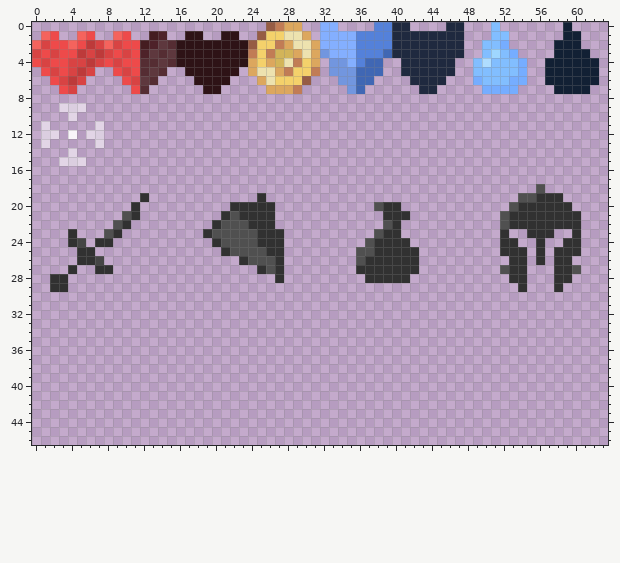
Two states of a pixel-art file, PixelEngine/res/sprites/ui.aseprite. The picture above is the old version.
64x64 pixels, 1 frame. Colours within 5 levels of each other are drawn and written as one. Shown: x 0..63, y 0..46.
The result:
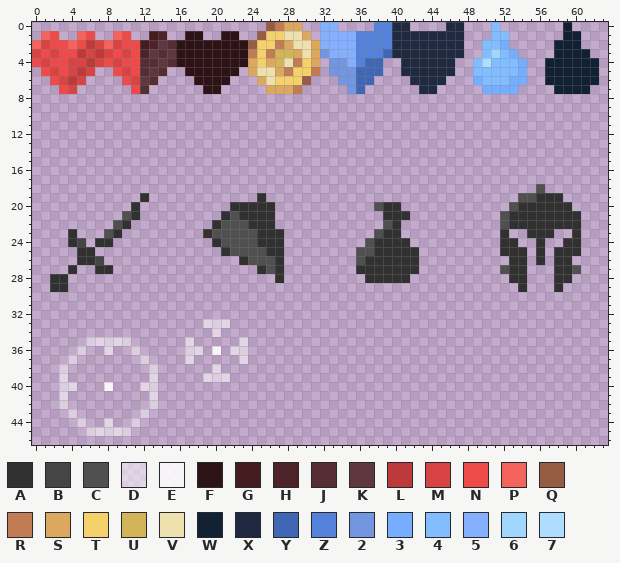
Palette (. is transparent): A #313131  B #454545  C #505050  D #ffffff82  E #ffffffe0  F #2e1316  G #451d21  H #4e2229  J #552d33  K #5e383e  L #bd3a3a  M #d84343  N #ee4a4a  P #f5635d  Q #965c44  R #c17c55  S #dca75e  T #f4d16b  U #d2b459  V #ede2af  W #122034  X #1f293f  Y #4067b4  Z #5481da  2 #7296df  3 #76adff  4 #82beff  5 #84afff  6 #9fd7ff  7 #afddff
Difference:
{"y":9,"x":3,"old":"DDD","new":"..."}
{"y":10,"x":4,"old":"D","new":"."}
{"y":11,"x":1,"old":"D","new":"."}
{"y":11,"x":7,"old":"D","new":"."}
{"y":12,"x":1,"old":"DD","new":".."}
{"y":12,"x":4,"old":"E","new":"."}
{"y":12,"x":6,"old":"DD","new":".."}
{"y":13,"x":1,"old":"D","new":"."}
{"y":13,"x":7,"old":"D","new":"."}
{"y":14,"x":4,"old":"D","new":"."}
{"y":15,"x":3,"old":"DDD","new":"..."}
{"y":33,"x":19,"old":"...","new":"DDD"}
{"y":34,"x":20,"old":".","new":"D"}
{"y":35,"x":6,"old":".....","new":"DDDDD"}
{"y":35,"x":17,"old":".","new":"D"}
{"y":35,"x":23,"old":".","new":"D"}
{"y":36,"x":5,"old":".","new":"D"}
{"y":36,"x":8,"old":".","new":"D"}
{"y":36,"x":11,"old":".","new":"D"}
{"y":36,"x":17,"old":"..","new":"DD"}
{"y":36,"x":20,"old":".","new":"E"}
{"y":36,"x":22,"old":"..","new":"DD"}
{"y":37,"x":4,"old":".","new":"D"}
{"y":37,"x":12,"old":".","new":"D"}
{"y":37,"x":17,"old":".","new":"D"}
{"y":37,"x":23,"old":".","new":"D"}
{"y":38,"x":3,"old":".","new":"D"}
{"y":38,"x":13,"old":".","new":"D"}
{"y":38,"x":20,"old":".","new":"D"}
{"y":39,"x":3,"old":".","new":"D"}
{"y":39,"x":13,"old":".","new":"D"}
{"y":39,"x":19,"old":"...","new":"DDD"}
{"y":40,"x":3,"old":"..","new":"DD"}
{"y":40,"x":8,"old":".","new":"E"}
{"y":40,"x":12,"old":"..","new":"DD"}
{"y":41,"x":3,"old":".","new":"D"}
{"y":41,"x":13,"old":".","new":"D"}
{"y":42,"x":3,"old":".","new":"D"}
{"y":42,"x":13,"old":".","new":"D"}
{"y":43,"x":4,"old":".","new":"D"}
{"y":43,"x":12,"old":".","new":"D"}
{"y":44,"x":5,"old":".","new":"D"}
{"y":44,"x":8,"old":".","new":"D"}
{"y":44,"x":11,"old":".","new":"D"}
{"y":45,"x":6,"old":".....","new":"DDDDD"}
{"label":"erased","picture_box":[41,103,104,166]}
{"label":"added","picture_box":[59,319,248,436]}
